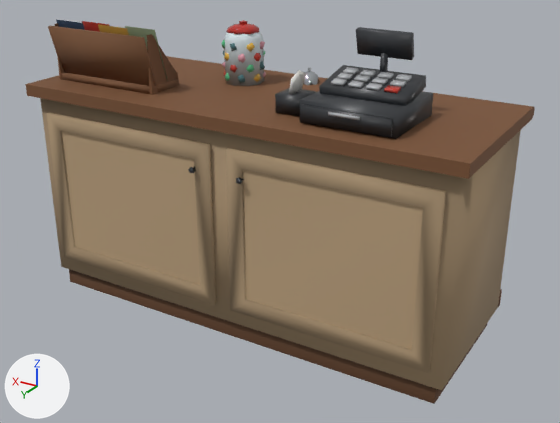
The glTF model web/public/assets/models/shops/shopCounter.far.glb, before and after one commit.
Rendered twice from a 50 mm camera at (-1.643, 2.681, 1.782) aimed at (-0.079, 0.073, 0.479). The lights are fixed; the arrows at lower left show +X, +Y and +Z. The first picture is the older version. Vertices at exactly the same position are counted once.

Names of what the first picture shows: 'shopCounter_far'.
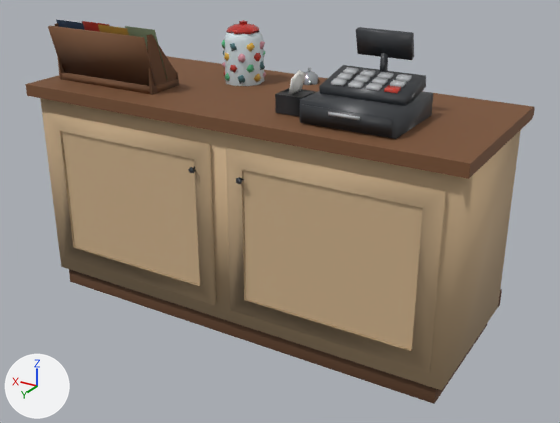
Boxes [x1, y1, x2, y2] around the edits, measured in the pictures (560 x 423 px; the box of a moved part takes in the faces that stretch with it):
part 1 of me_shopcounter_far, moved or reshaped
    both: [147, 34, 266, 95]
part 2 of me_shopcounter_far, recoloured
    both: [39, 21, 521, 366]

Edits to the bpy script that builds the scene:
```text
Change me_shopcounter_far:
    used by ob_shopcounter_far; location = (0.0, 0.0, 0.0)
    remove me_shopcounter_far.from_pydata(...)  # 984 vertices, 1532 faces; spans x -0.98..0.98, y -0.35..0.43, z 0.0..1.28
    add me_shopcounter_far.from_pydata(...)  # 984 vertices, 1531 faces; spans x -0.98..0.98, y -0.35..0.43, z 0.0..1.28
    me_shopcounter_far part 1: 123 of 984 vertices moved; they spanned x 0.11..0.41, y -0.19..0.29, z 0.97..1.21 and now span x 0.11..0.41, y -0.19..0.29, z 0.97..1.21; mean shift (0.0, 0.0, 0.0); largest move (0.41, 0.26, 1.21) -> (0.41, 0.11, 0.97)
    me_shopcounter_far part 2: 1011 kept faces spanning x -0.98..0.98, y -0.35..0.43, z 0.0..1.28 get new vertex colours
    other edits to the shape of me_shopcounter_far do not show in these pictures
```
